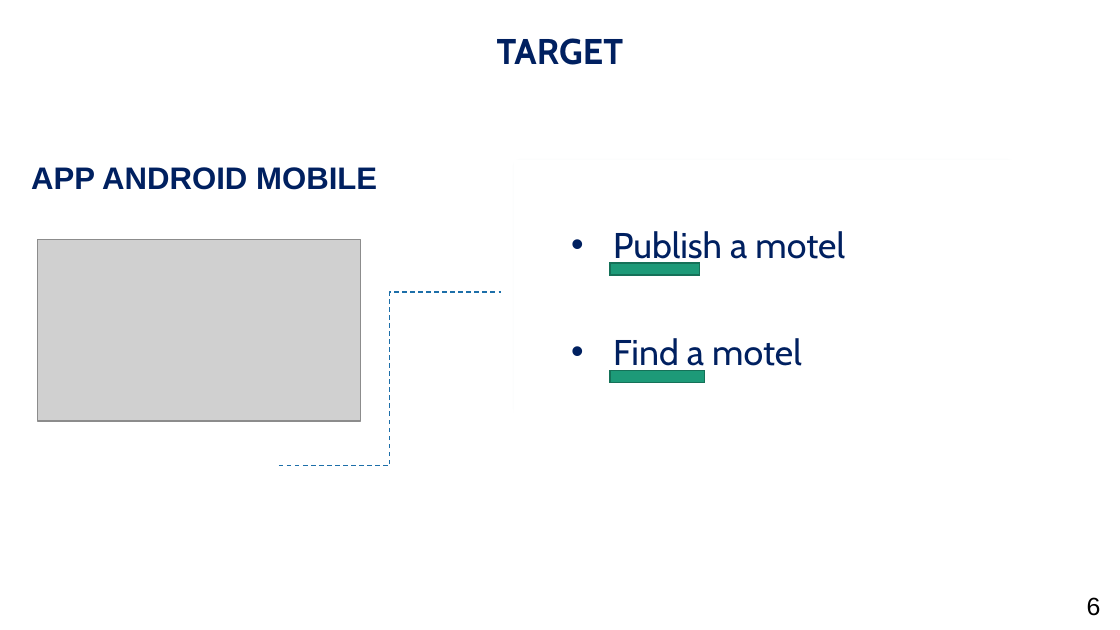
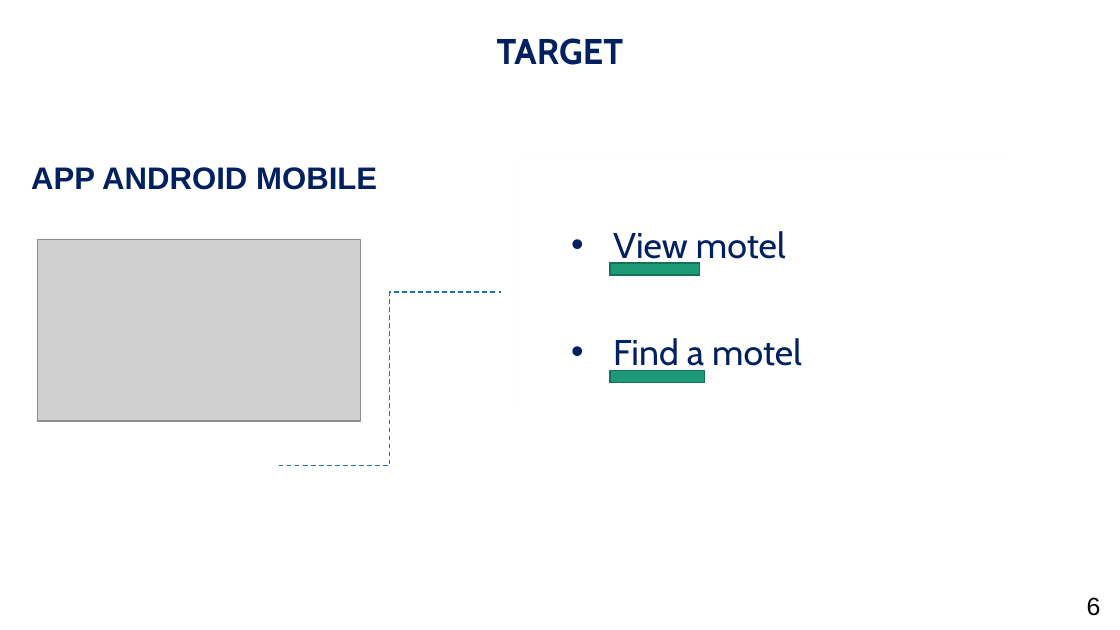
Before and after one commit to hoangchu234/webnhatroKLTN, a slide deck: slide 7 of Docs/Graduation thesis.pptx. Drawn at 1120x630 pixels with LibreOffice and Linux fonts; fonts in the diff are those of the drawing; grey boxes stand for pictures; background and template pictures are left out. Boxes give left, top, right and bottom in pixels: in the first picture for what was removed or moved away, otherwise in the second. Text is boxed around its words. In the diff, an @@ line names an element or a change of style, - is before the commit and + after.

```diff
--- a/Docs/Graduation thesis.pptx
+++ b/Docs/Graduation thesis.pptx
@@ text at (x1=613, y1=231, x2=786, y2=266): text changed @@
-• Publish a motel
+• View motel
```
Also in this commit, not shown: 9 other slides changed, 1 slide added, 4 other files.
